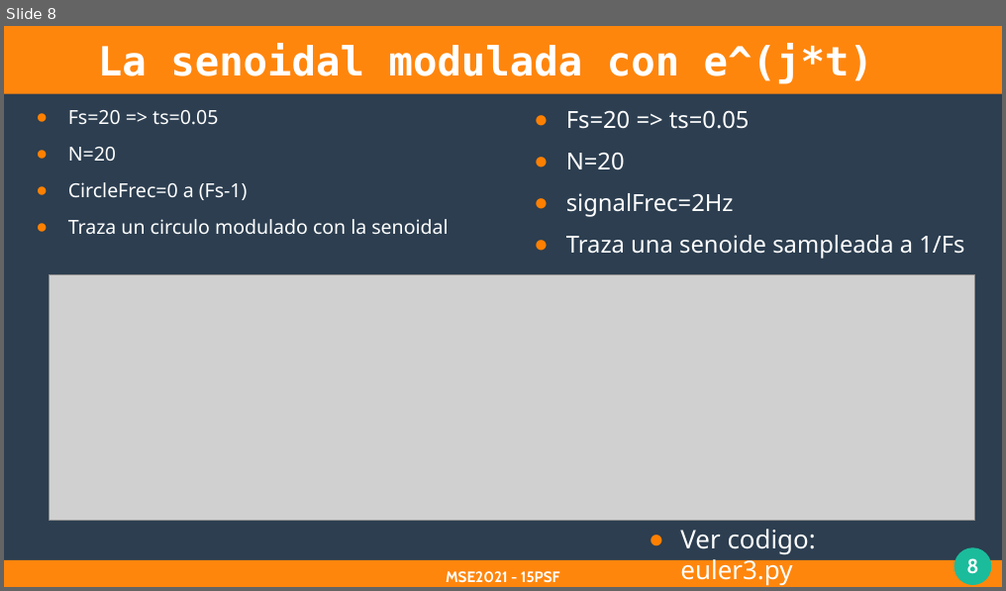
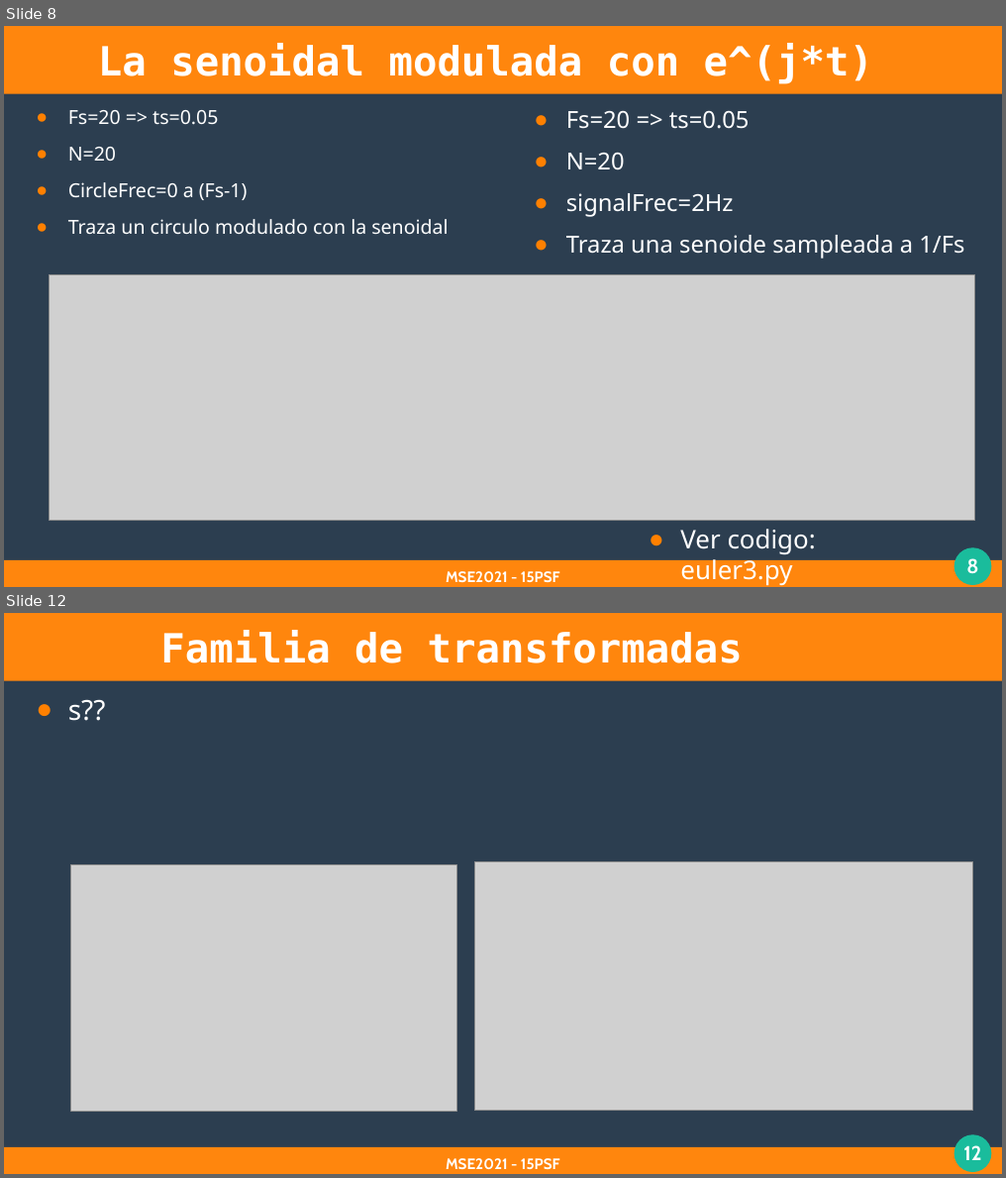
Before and after one commit to leonardods2007/psf_2021, a slide deck: clases/3_clase/3_clase.odp. Shown one above the other, each under a label of ours: slide 8 before the commit, slides 8 and 12 after it; the slides between them are not shown. The pictures are 1006x591 and 1006x1178 pixels, drawn with LibreOffice and Linux fonts; fonts in the diff are those of the drawing; grey boxes stand for pictures. Boxes give left, top, right and bottom in pixels: in the first picture for what was removed or moved away, otherwise in the second. Text is boxed around its words. In the diff, an @@ line names an element or a change of style, - is before the commit and + after.

```diff
--- a/clases/3_clase/3_clase.odp
+++ b/clases/3_clase/3_clase.odp
@@ slide 12 added at <box>4,613,1002,1174</box>, background #2C3E50; not listed: 4 template elements that a slide beside it also shows @@
@@ title added at <box>160,630,743,663</box>, 32 pt, text #FFFFFF, bold @@
+Familia de transformadas
@@ text added at <box>68,700,106,721</box>, 22 pt, text #FFFFFF @@
+● s??
@@ picture added at <box>71,864,456,1111</box> @@
@@ picture added at <box>475,862,973,1111</box> @@
@@ text added at <box>446,1158,560,1169</box>, 12 pt, text #FFFFFF, bold @@
+MSE2021 - 15PSF
```
Also in this commit, not shown: 4 slides changed, 4 other slides added, 10 other files.
